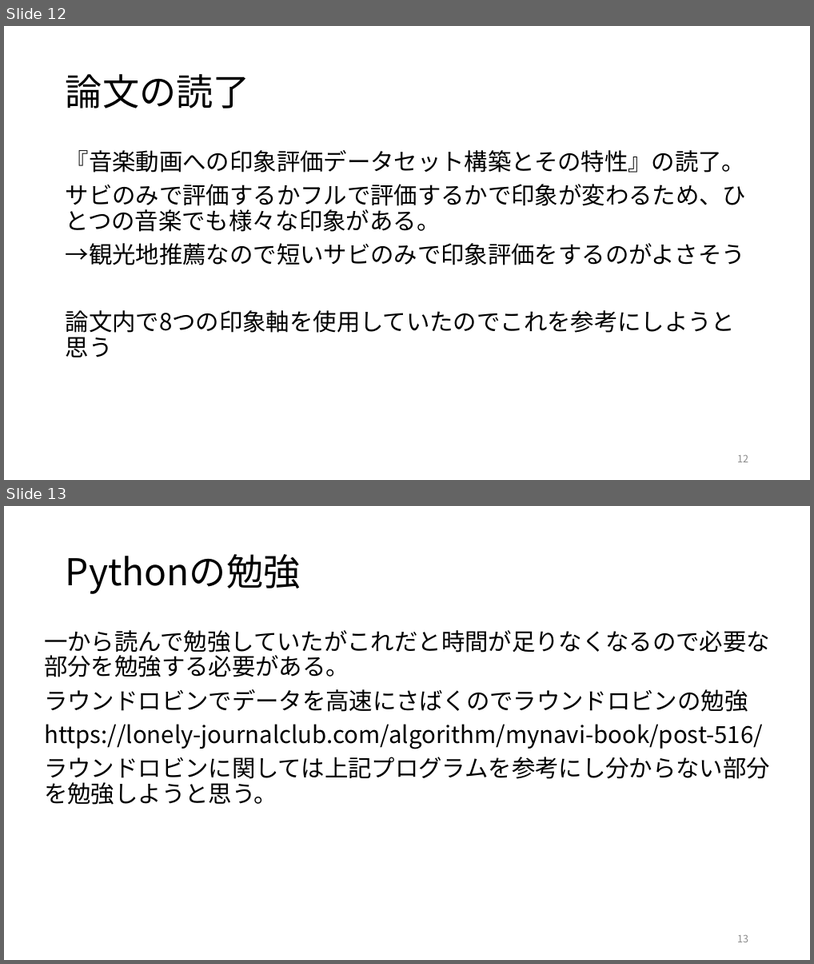
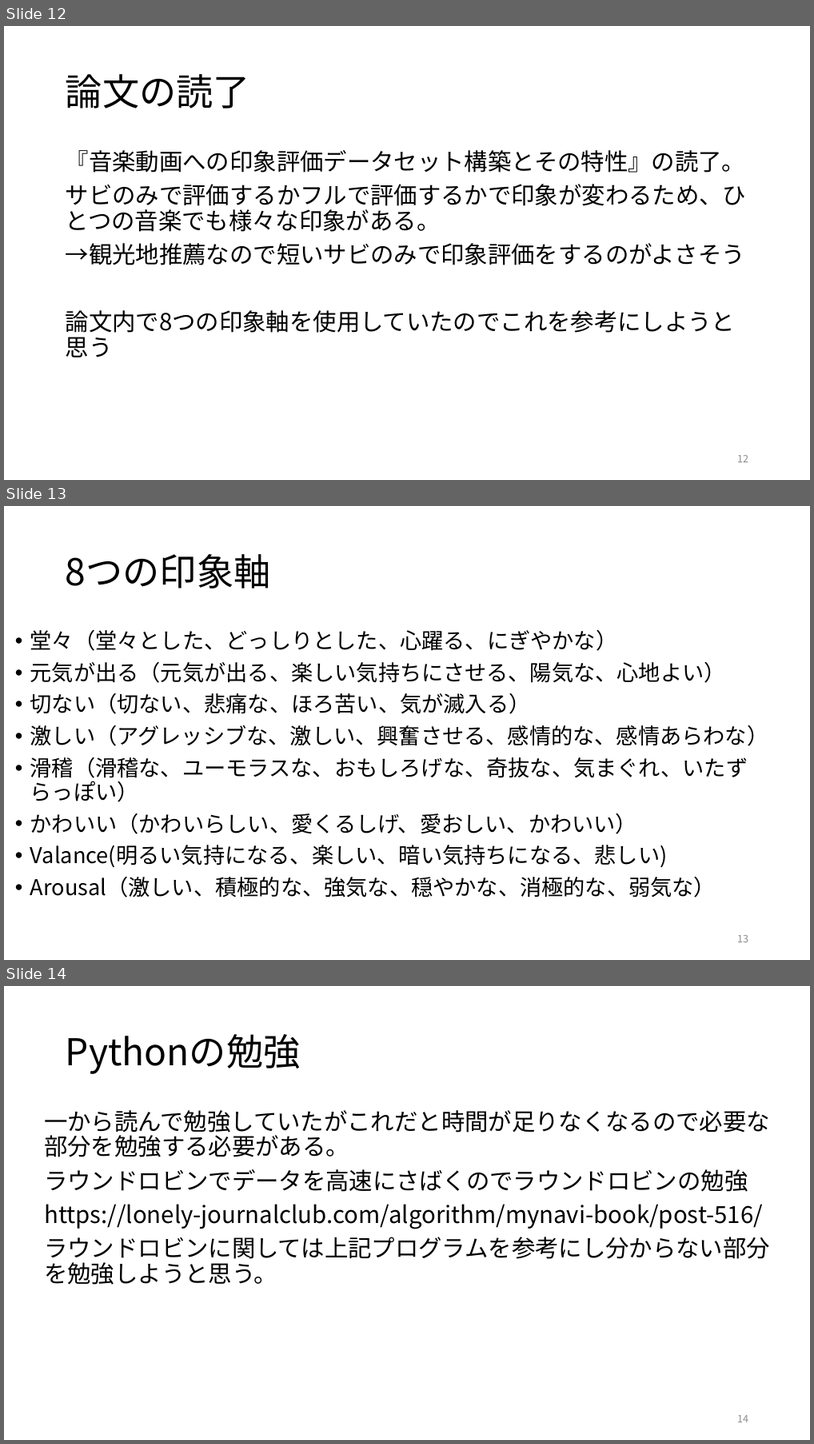
Before and after one commit to kait-takanolab/1821144-yoshii-thesis, a slide deck: 1821144_yoshii_sotsuken.pptx. Shown one above the other, each under a label of ours: slides 12 and 13 before the commit, slides 12, 13 and 14 after it. The pictures are 814x964 and 814x1444 pixels, drawn with LibreOffice and Linux fonts; fonts in the diff are those of the drawing. Boxes give left, top, right and bottom in pixels: in the first picture for what was removed or moved away, otherwise in the second. Text is boxed around its words. In the diff, an @@ line names an element or a change of style, - is before the commit and + after.

```diff
--- a/1821144_yoshii_sotsuken.pptx
+++ b/1821144_yoshii_sotsuken.pptx
@@ slide 13 added at <box>4,506,810,960</box>, background #FFFFFF @@
@@ title added at <box>66,554,271,588</box>, 44 pt, text #000000 @@
+8つの印象軸
@@ text added at <box>30,630,770,897</box>, 25.9 pt, text #000000 @@
+• 堂々（堂々とした、どっしりとした、心躍る、にぎやかな）
+• 元気が出る（元気が出る、楽しい気持ちにさせる、陽気な、心地よい）
+• 切ない（切ない、悲痛な、ほろ苦い、気が滅入る）
+• 激しい（アグレッシブな、激しい、興奮させる、感情的な、感情あらわな）
+• 滑稽（滑稽な、ユーモラスな、おもしろげな、奇抜な、気まぐれ、いたずらっぽい）
+• かわいい（かわいらしい、愛くるしげ、愛おしい、かわいい）
+• Valance(明るい気持になる、楽しい、暗い気持ちになる、悲しい)
+• Arousal（激しい、積極的な、強気な、穏やかな、消極的な、弱気な）
@@ page number added at <box>738,935,749,942</box>, 12 pt, text #8C8C8C @@
+13
@@ what was slide 13 is now slide 14 @@
@@ page number at <box>738,1415,749,1422</box>: text changed @@
-13
+14
```
Also in this commit, not shown: 1 slide changed.
